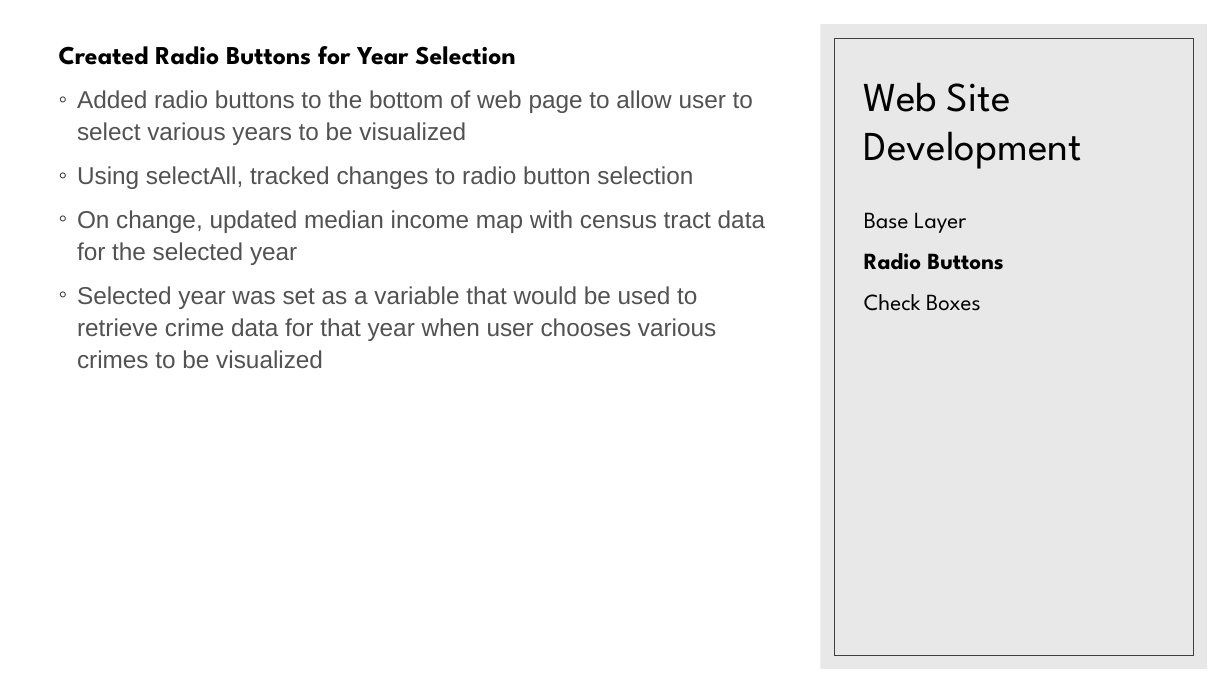
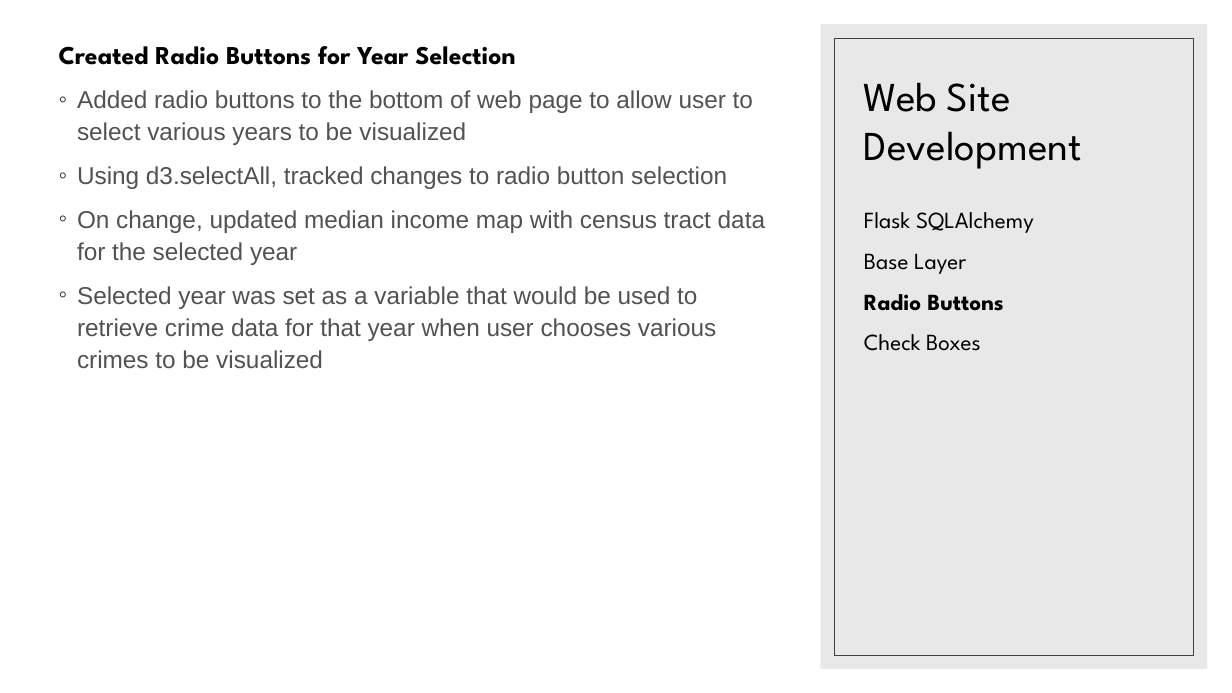
Before and after one commit to bsitati/Comparing-Annual-Median-Income-and-Annual-Crimes-in-Chicago, a slide deck: slide 12 of Files/Project_II.pptx (slide 11 before the commit). Drawn at 1232x693 pixels with LibreOffice and Linux fonts; fonts in the diff are those of the drawing. Boxes give left, top, right and bottom in pixels: in the first picture for what was removed or moved away, otherwise in the second. Text is boxed around its words. In the diff, an @@ line names an element or a change of style, - is before the commit and + after.

```diff
--- a/Files/Project_II.pptx
+++ b/Files/Project_II.pptx
@@ text at <box>77,166,727,189</box>: text changed @@
-◦ Using selectAll, tracked changes to radio button selection
+◦ Using d3.selectAll, tracked changes to radio button selection
@@ text at <box>864,212,1034,233</box>: paragraph added @@
+Flask SQLAlchemy
```
Also in this commit, not shown: 7 other slides changed, 1 slide added.
